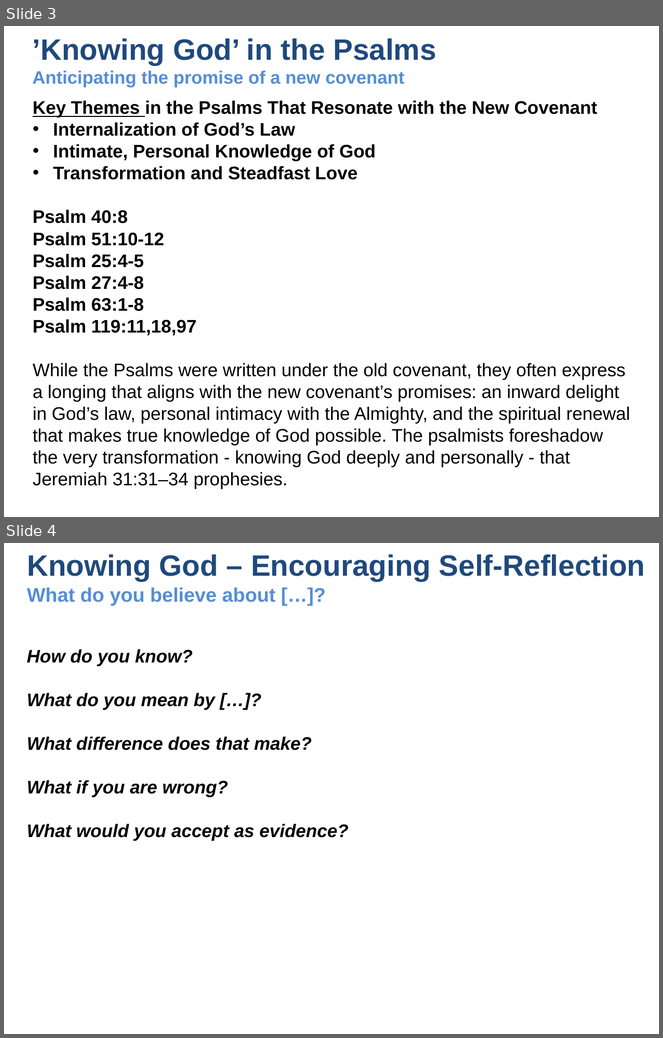
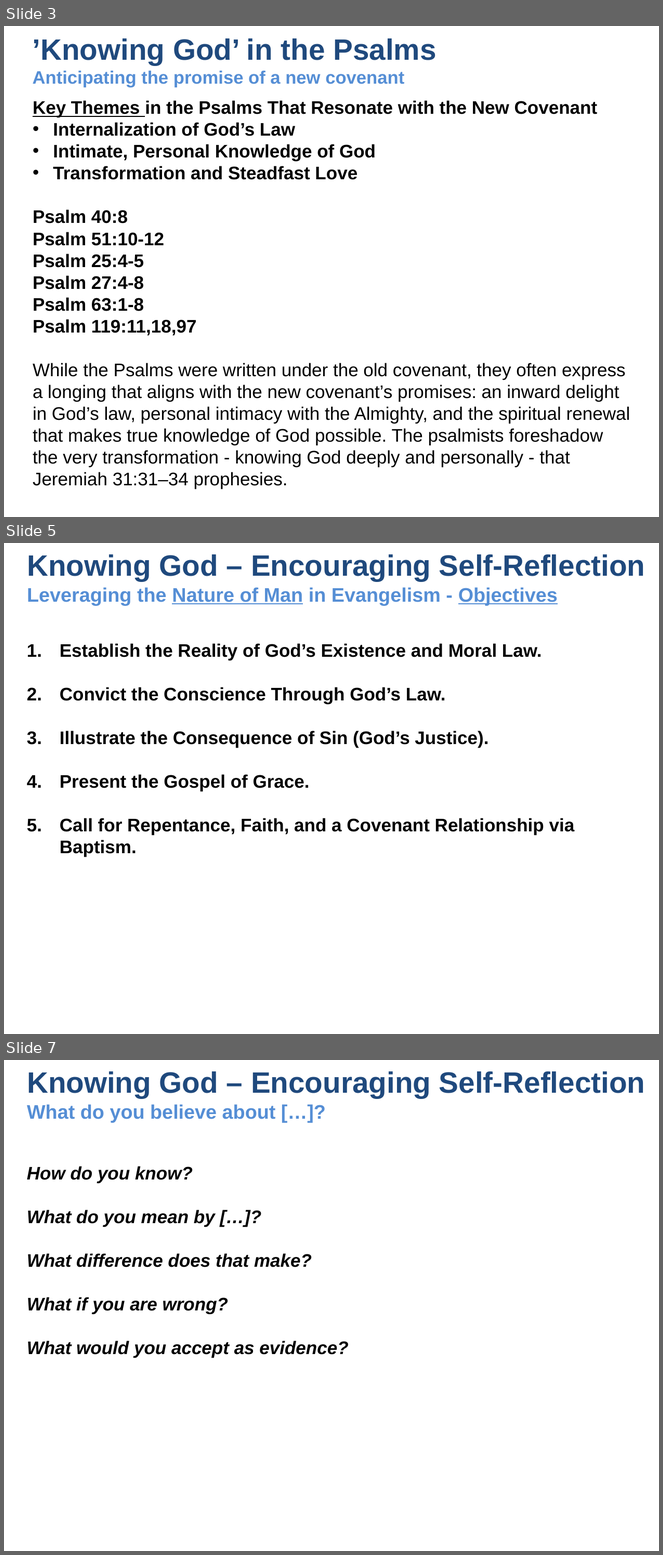
Before and after one commit to UsefulEngines/EvangelismPublic, a slide deck: 2024-Q4/2024-12-15/2024-12-15-Psalms.pptx. Shown one above the other, each under a label of ours: slides 3 and 4 before the commit, slides 3, 5 and 7 after it; the slides between them are not shown. The pictures are 663x1038 and 663x1555 pixels, drawn with LibreOffice and Linux fonts; fonts in the diff are those of the drawing. Boxes give left, top, right and bottom in pixels: in the first picture for what was removed or moved away, otherwise in the second. Text is boxed around its words. In the diff, an @@ line names an element or a change of style, - is before the commit and + after.

```diff
--- a/2024-Q4/2024-12-15/2024-12-15-Psalms.pptx
+++ b/2024-Q4/2024-12-15/2024-12-15-Psalms.pptx
@@ slide 5 added at (x1=4, y1=543, x2=659, y2=1034), background #FFFFFF @@
@@ title added at (x1=27, y1=554, x2=646, y2=605), 21.6 pt, text #558ED5, bold @@
+Knowing God – Encouraging Self-Reflection
+Leveraging the Nature of Man in Evangelism - Objectives
@@ text added at (x1=60, y1=643, x2=575, y2=857), 20 pt, text #000000, bold @@
+1. Establish the Reality of God’s Existence and Moral Law.
+2. Convict the Conscience Through God’s Law.
+3. Illustrate the Consequence of Sin (God’s Justice).
+4. Present the Gospel of Grace.
+5. Call for Repentance, Faith, and a Covenant Relationship via Baptism.
@@ what was slide 4 is now slide 7 @@
```
Also in this commit, not shown: 4 slides changed, 1 other slide added, 1 other file.
